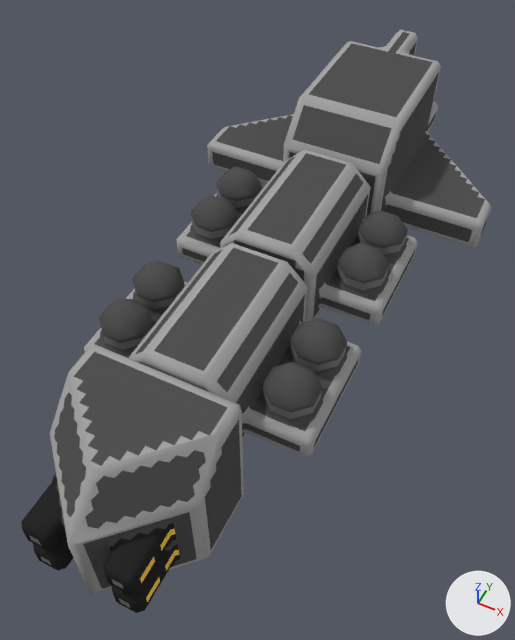
One commit to the OBJ model src/jsMain/resources/meshes/mechyrdia-3-mont-imperial-class.obj: the scene before it, then after it.
Camera for both pictures: a 50 mm camera at (23.5, -53.6, -0.8) aimed at (-0.4, -5.8, -60.6). Lighting does not change. The marker at lower right points along +X, +Y and +Z. Where no turn or scale is listed for an object, it has been applied to the vertices.

The first picture shows 'mechyrdia-3-mont-imperial-class'.
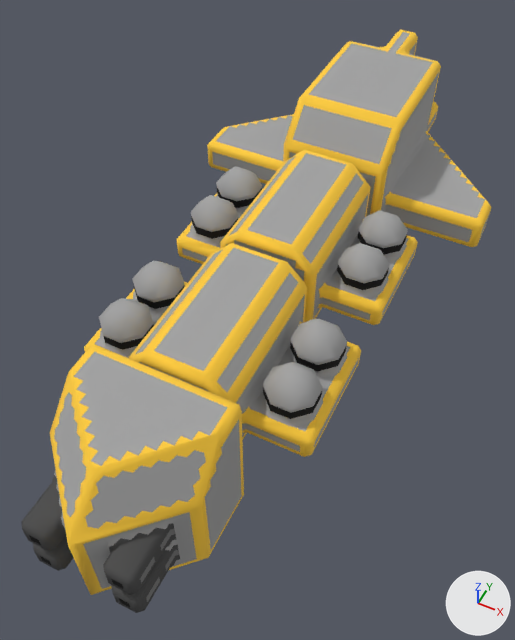
The newer file is also turned or shifted as a whole; pictures and numbers use the older file's frame.

Location of each change, [x1, y1, x2, y2] in pixels of the pictures (515 x 640 px; the box of a moved part takes in the faces that stretch with it):
```json
{"part": 1, "of": "me_mechyrdia_3_mont_imperial_class", "change": "moved or reshaped", "before": [60, 176, 227, 454], "after": [57, 226, 197, 540]}
{"part": 2, "of": "me_mechyrdia_3_mont_imperial_class", "change": "moved or reshaped", "before": [263, 221, 388, 409], "after": [263, 121, 406, 401]}
{"part": 3, "of": "me_mechyrdia_3_mont_imperial_class", "change": "surface changed", "before": [21, 30, 491, 613], "after": [21, 30, 491, 613]}
```

Scene script edits in JSON lines:
```json
{"block": "me_mechyrdia_3_mont_imperial_class", "where": "# used by ob_mechyrdia_3_mont_imperial_class; location = (0.0, 0.0, 0.0)"}
{"op": "remove", "block": "me_mechyrdia_3_mont_imperial_class", "code": "me_mechyrdia_3_mont_imperial_class.from_pydata(...)  # 2151 vertices, 3961 faces; spans x -18.5..18.5, y -39.0..39.0, z -65.5..-46.5"}
{"op": "add", "block": "me_mechyrdia_3_mont_imperial_class", "code": "me_mechyrdia_3_mont_imperial_class.from_pydata(...)  # 2156 vertices, 3969 faces; spans x -18.5..18.5, y -39.0..39.0, z -65.5..-46.5"}
{"block": "me_mechyrdia_3_mont_imperial_class", "change": "me_mechyrdia_3_mont_imperial_class part 1: 5 vertices moved from x -7.0..3.7, y -35.5..-13.0, z -61.8..-53.0 to x -7.5..4.0, y -35.2..-13.5, z -61.8..-53.0; 9 vertices removed from x -11.0..1.0, y -38.0..8.5, z -63.0..-48.5; 11 vertices added at x -11.0..4.0, y -37.5..-1.5, z -63.5..-52.0"}
{"block": "me_mechyrdia_3_mont_imperial_class", "change": "me_mechyrdia_3_mont_imperial_class part 2: 3 vertices moved from x 7.5..8.0, y -19.5..5.0, z -53.0..-52.0 to x 7.5..8.0, y -19.0..4.5, z -53.0..-52.0; 5 vertices removed from x 7.5..11.0, y -19.0..2.0, z -55.0..-52.0; 5 vertices added at x 6.0..11.0, y -13.5..14.5, z -55.0..-49.5"}
{"block": "me_mechyrdia_3_mont_imperial_class", "change": "me_mechyrdia_3_mont_imperial_class part 3: 3438 kept faces spanning x -18.5..18.5, y -39.0..39.0, z -65.5..-46.5 get new texture (UV) coordinates"}
```
